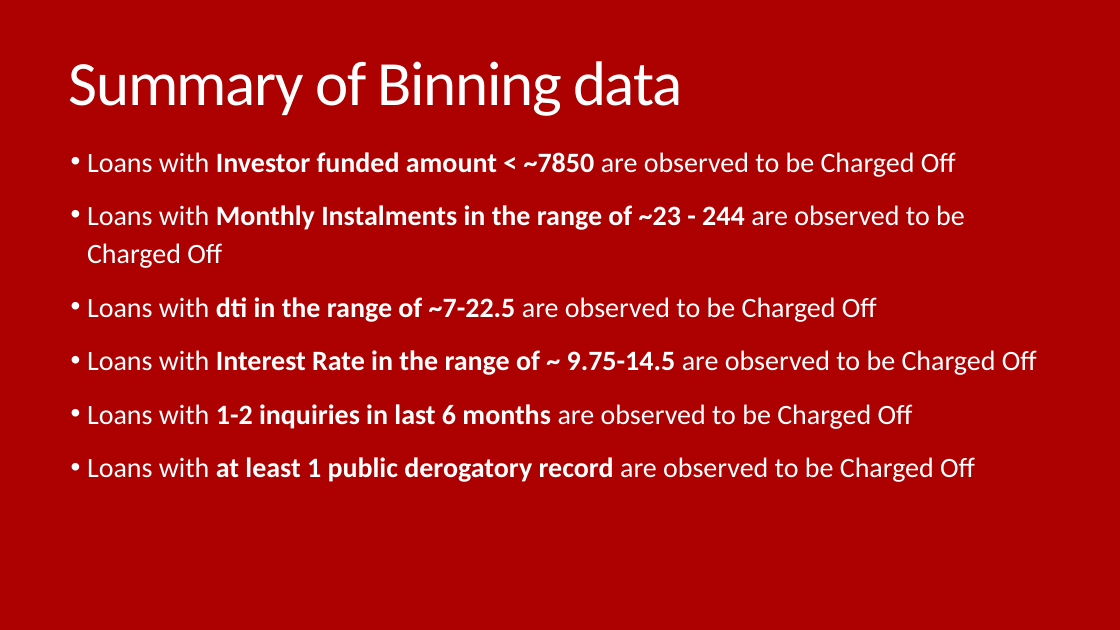
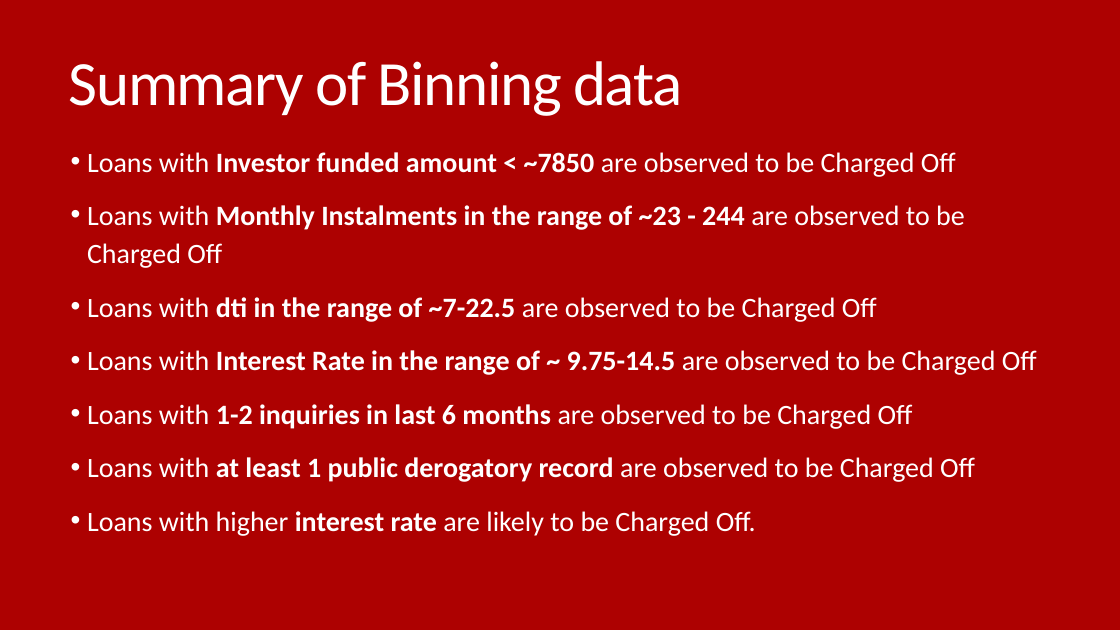
Before and after one commit to Vasista-Eranki/LendingClubCaseStudy, a slide deck: slide 27 of Lending Club Case Study.pptx (slide 25 before the commit). Drawn at 1120x630 pixels with LibreOffice and Linux fonts; fonts in the diff are those of the drawing. Boxes give left, top, right and bottom in pixels: in the first picture for what was removed or moved away, otherwise in the second. Text is boxed around its words. In the diff, an @@ line names an element or a change of style, - is before the commit and + after.

```diff
--- a/Lending Club Case Study.pptx
+++ b/Lending Club Case Study.pptx
@@ text at box(87, 511, 756, 536): paragraph added @@
+• Loans with higher interest rate are likely to be Charged Off.
```
Also in this commit, not shown: 7 other slides changed, 3 slides added, 1 other file.
